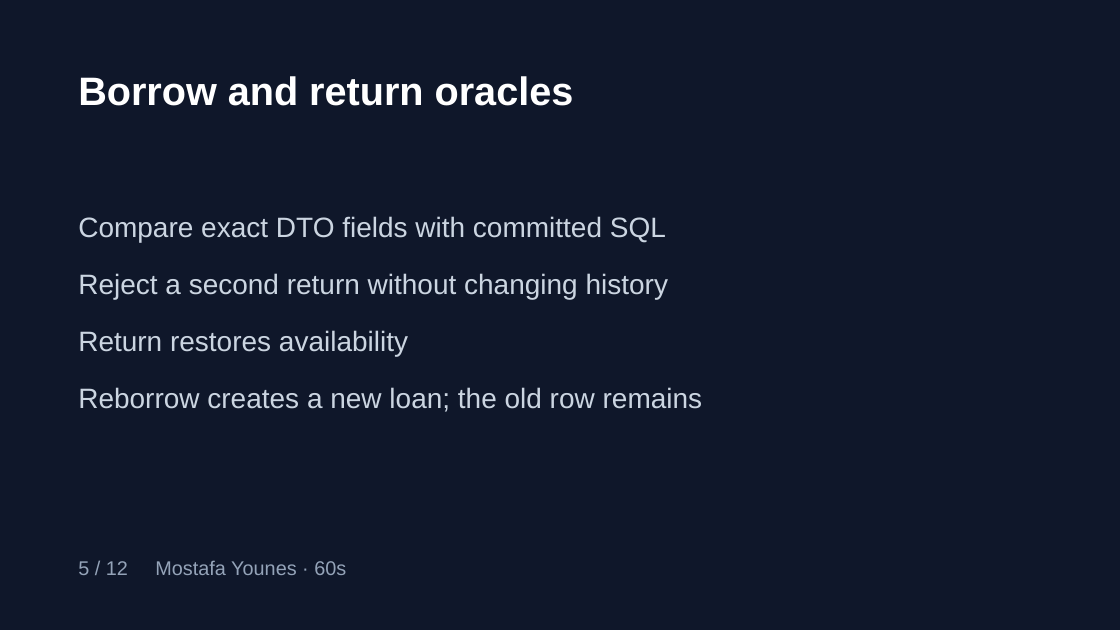
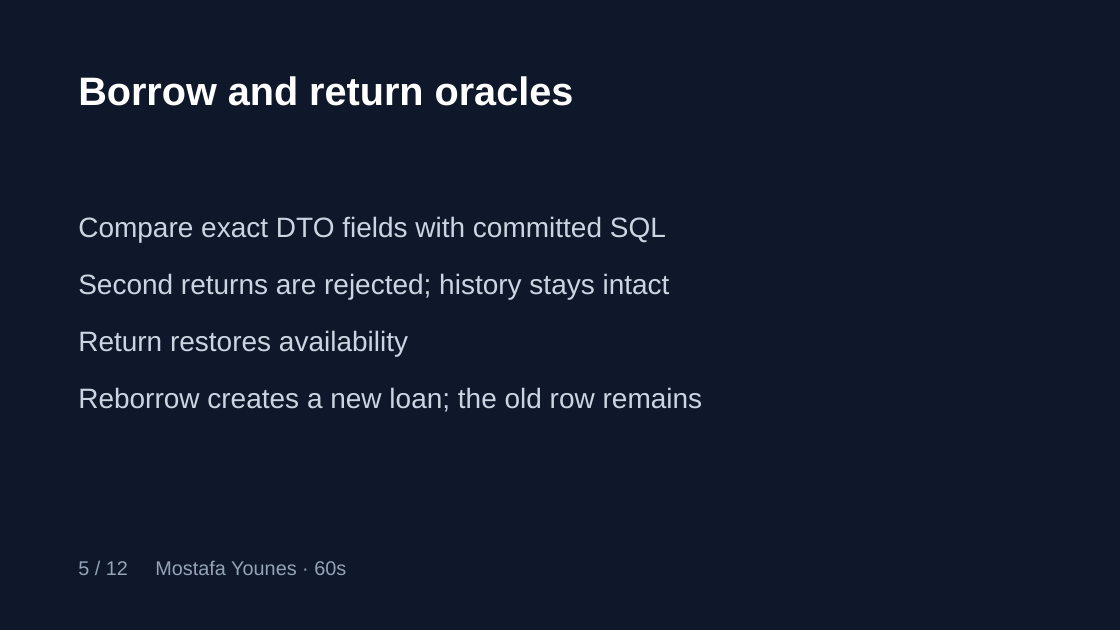
Before and after one commit to komayl-dbouk/Equipment-Lending-System, a slide deck: slide 5 of docs/presentation/els-49-presentation.pptx. Drawn at 1120x630 pixels with LibreOffice and Linux fonts; fonts in the diff are those of the drawing. Boxes give left, top, right and bottom in pixels: in the first picture for what was removed or moved away, otherwise in the second. Text is boxed around its words. In the diff, an @@ line names an element or a change of style, - is before the commit and + after.

```diff
--- a/docs/presentation/els-49-presentation.pptx
+++ b/docs/presentation/els-49-presentation.pptx
@@ text at (x1=78, y1=273, x2=670, y2=299): text changed @@
-Reject a second return without changing history
+Second returns are rejected; history stays intact
```
Also in this commit, not shown: 3 other files.
